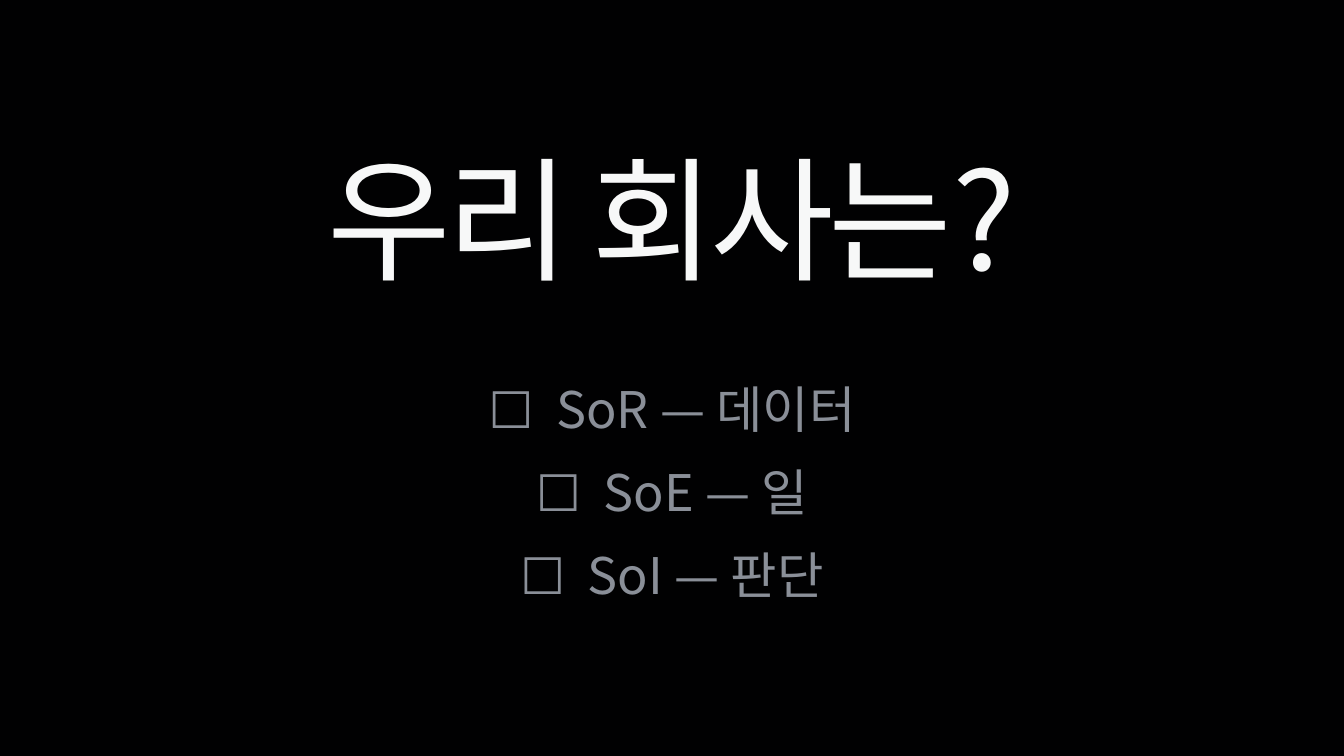
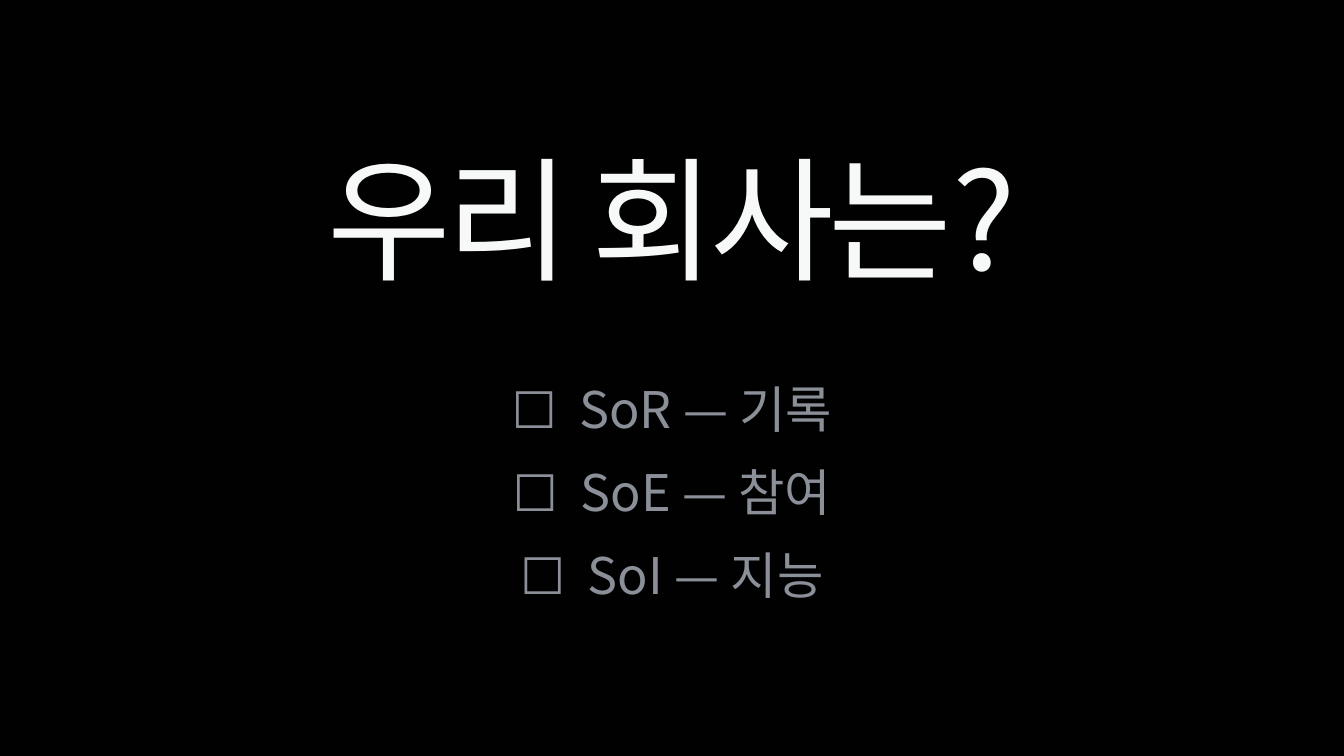
Before and after one commit to ssodcompany/edu-agent, a slide deck: slide 12 of lectures/03_sor_framework/BNI_SoR_v10.pptx. Drawn at 1344x756 pixels with LibreOffice and Linux fonts; fonts in the diff are those of the drawing. Boxes give left, top, right and bottom in pixels: in the first picture for what was removed or moved away, otherwise in the second. Text is boxed around its words. In the diff, an @@ line names an element or a change of style, - is before the commit and + after.

```diff
--- a/lectures/03_sor_framework/BNI_SoR_v10.pptx
+++ b/lectures/03_sor_framework/BNI_SoR_v10.pptx
@@ text at (x1=579, y1=386, x2=833, y2=598): text changed @@
-☐ SoR — 데이터
-☐ SoE — 일
-☐ SoI — 판단
+☐ SoR — 기록
+☐ SoE — 참여
+☐ SoI — 지능
```
Also in this commit, not shown: 10 other slides changed, 2 slides added, 2 slides removed, 3 other files.
